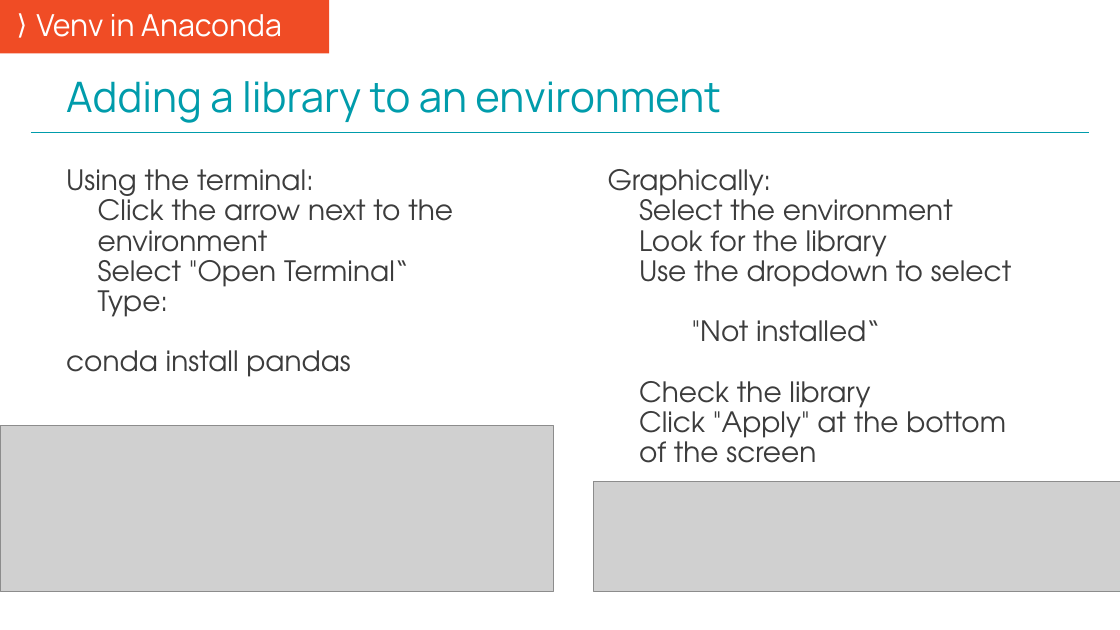
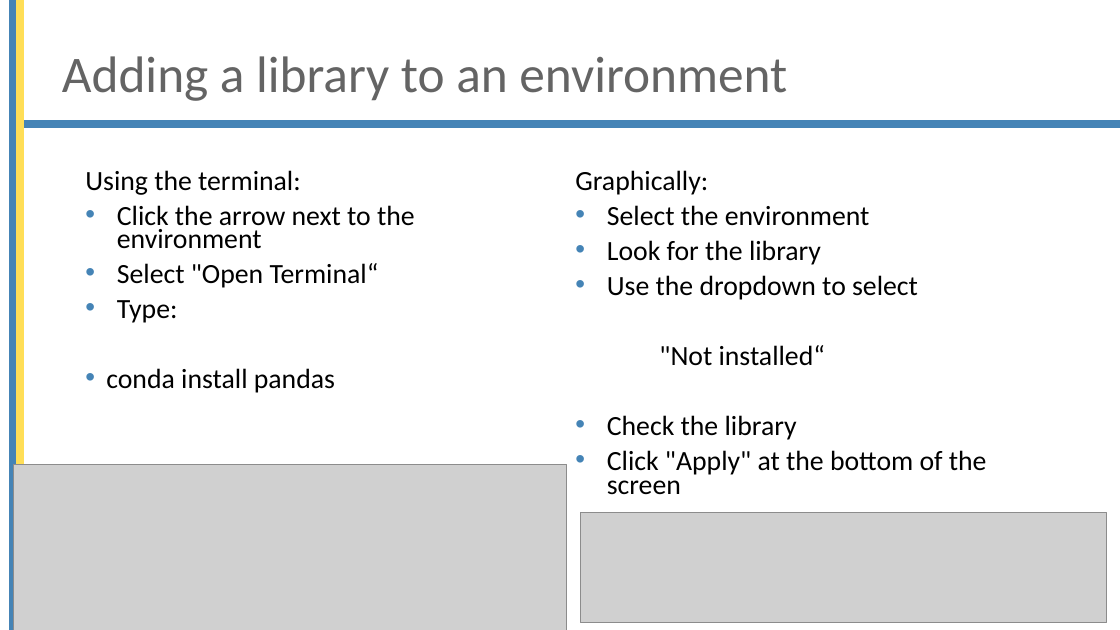
Before and after one commit to mjochen/Cello_AI, a slide deck: slide 21 of ppts/2 - Working environment overview.pptx. Drawn at 1120x630 pixels with LibreOffice and Linux fonts; fonts in the diff are those of the drawing; grey boxes stand for pictures; background and template pictures are left out. Boxes give left, top, right and bottom in pixels: in the first picture for what was removed or moved away, otherwise in the second. Text is boxed around its words. In the diff, an @@ line names an element or a change of style, - is before the commit and + after.

```diff
--- a/ppts/2 - Working environment overview.pptx
+++ b/ppts/2 - Working environment overview.pptx
@@ text removed at <box>0,0,329,54</box> @@
-⟩ Venv in Anaconda
@@ rectangle added at <box>10,0,17,630</box>, fill #4584B6, outline #4584B6 1 pt @@
@@ rectangle added at <box>17,0,24,630</box>, fill #FFDE57, outline #FFDE57 1 pt @@
@@ title "Adding a library to an ...": place and size @@
-title "Adding a library to an ..." at <box>66,81,721,123</box>
+title "Adding a library to an ..." at <box>62,56,787,101</box>
@@ title "Adding a library to an ..." at <box>62,56,787,101</box>: size 36 to 44 pt, font Manrope to Calibri, text colour #009CAB to #646464; vertical alignment bottom to middle @@
@@ rectangle added at <box>16,121,1120,127</box>, fill #4584B6, outline #4584B6 1 pt @@
@@ line removed from (31, 132) to (1090, 132) @@
@@ text "Using the terminal:": place and size @@
-text "Using the terminal:" at <box>66,169,453,377</box>
+text "Using the terminal:" at <box>85,170,415,393</box>
@@ text "Using the terminal:" at <box>85,170,415,393</box>: size 24 to 23.8 pt, font TeX Gyre Adventor to Calibri, text colour #3C3C3C to #000000; line spacing 0.9 to 0.7; more space between paragraphs; bullet colour #F04C25 to #4584B6; bullet none to • @@
@@ text "Graphically:": place and size @@
-text "Graphically:" at <box>608,169,1012,463</box>
+text "Graphically:" at <box>575,170,987,495</box>
@@ text "Graphically:" at <box>575,170,987,495</box>: size 24 to 23.8 pt, font TeX Gyre Adventor to Calibri, text colour #3C3C3C to #000000; line spacing 0.9 to 0.7; more space between paragraphs; bullet colour #F04C25 to #4584B6 @@
@@ picture: place and size @@
-picture at <box>0,426,554,592</box>
+picture at <box>13,465,567,630</box>
@@ picture: place and size @@
-picture at <box>594,481,1120,592</box>
+picture at <box>581,513,1107,623</box>
```
Also in this commit, not shown: 27 other slides changed, 5 other files.
